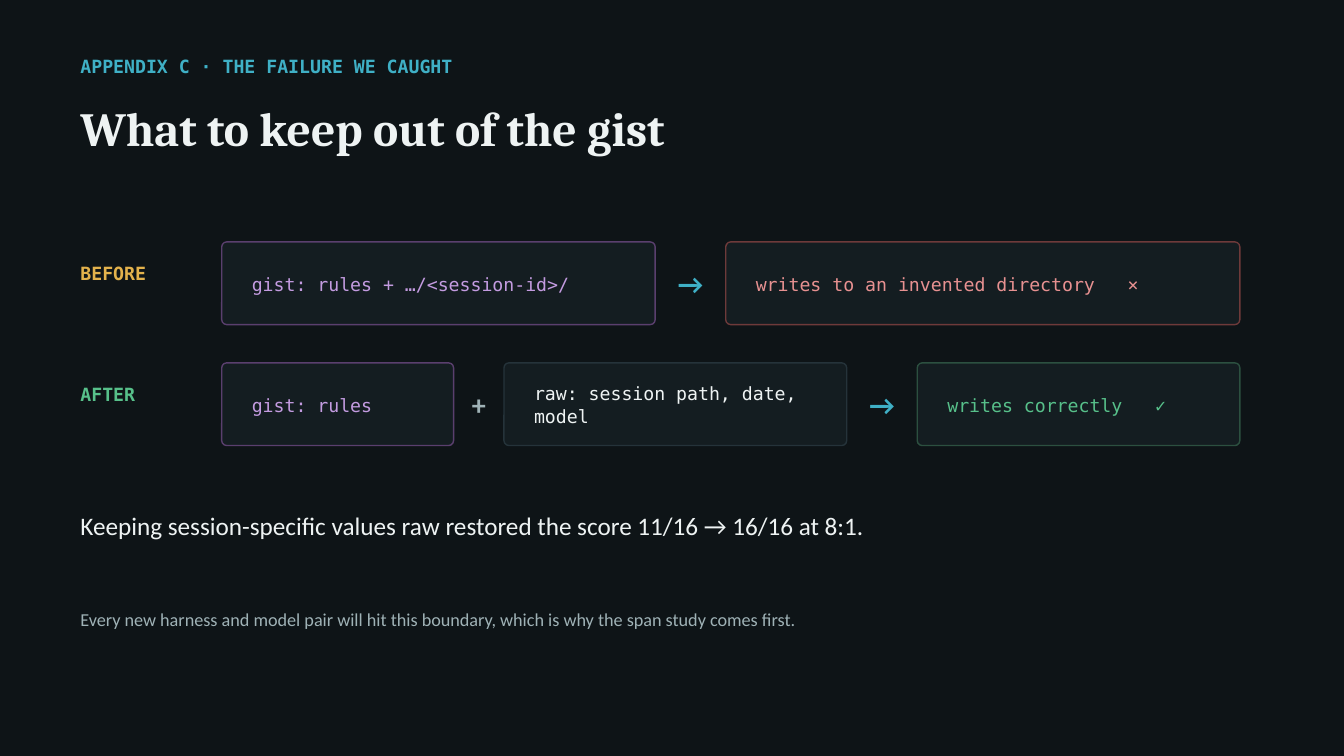
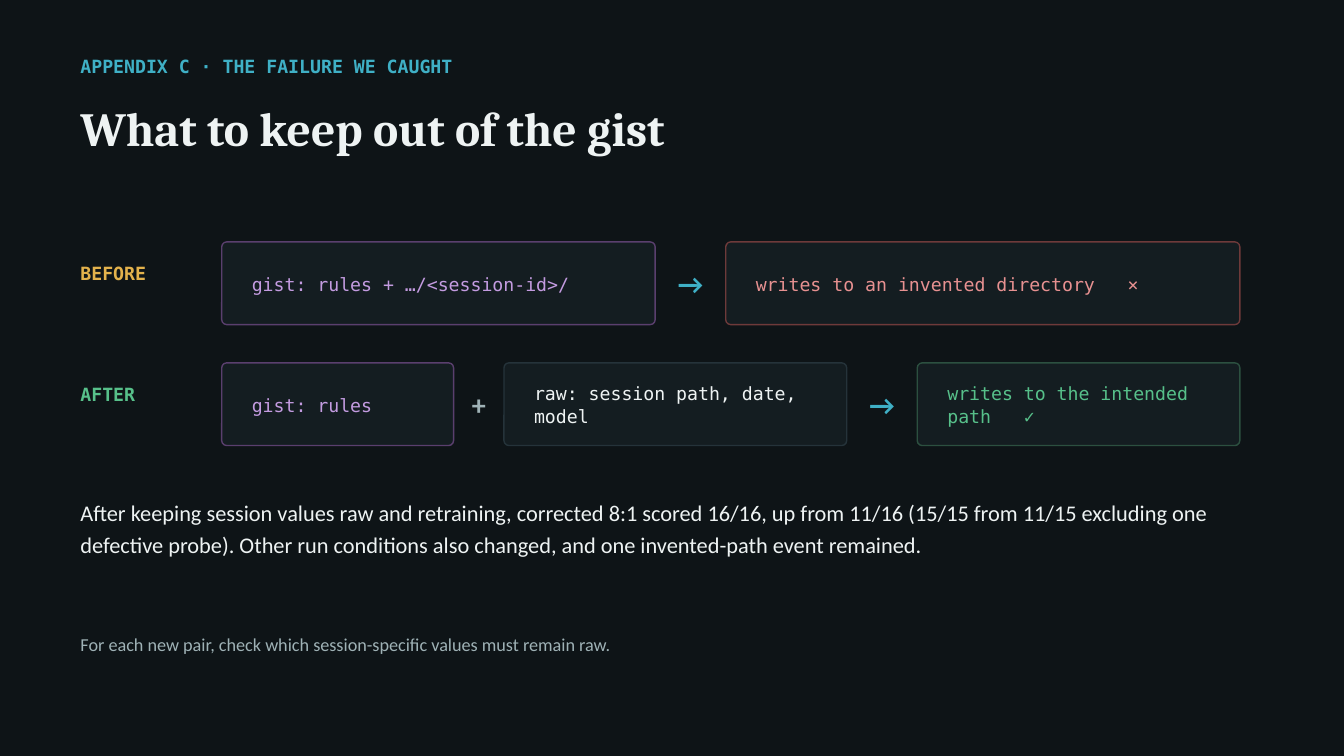
Before and after one commit to arunmenon/gisting-coding-agent, a slide deck: slide 13 of Gisting-CTO-deck.pptx (slide 15 before the commit). Drawn at 1344x756 pixels with LibreOffice and Linux fonts; fonts in the diff are those of the drawing. Boxes give left, top, right and bottom in pixels: in the first picture for what was removed or moved away, otherwise in the second. Text is boxed around its words. In the diff, an @@ line names an element or a change of style, - is before the commit and + after.

Commit message:
Deck: apply Codex review D-1 to D-11 and D-14 to D-16 (D-12, D-13 set aside by author)
Tracks named only; portability framed as the next test, not a result;
pilot limited to a guarded inner-loop trial; quality claims scoped to
easy and hard suites; 2x defined against each arm's own threshold;
8:1 token figures; path-fix and architecture causality softened; no
claims about other harnesses; serving limits in the main flow; span
and recipe merged; lab moved to appendix; HTML and PowerPoint in sync.

```diff
--- a/Gisting-CTO-deck.pptx
+++ b/Gisting-CTO-deck.pptx
@@ text at box(947, 386, 1188, 427): text changed @@
-writes correctly ✓
+writes to the intended path ✓
@@ text at box(80, 505, 1207, 557): text changed; size 18 to 16 pt @@
-Keeping session-specific values raw restored the score 11/16 → 16/16 at 8:1.
+After keeping session values raw and retraining, corrected 8:1 scored 16/16, up from 11/16 (15/15 from 11/15 excluding one defective probe). Other run conditions also changed, and one invented-path event remained.
@@ text at box(80, 638, 610, 654): text changed @@
-Every new harness and model pair will hit this boundary, which is why the span study comes first.
+For each new pair, check which session-specific values must remain raw.
```
Also in this commit, not shown: 10 other slides changed, 2 slides added, 3 slides removed, 3 other files.
